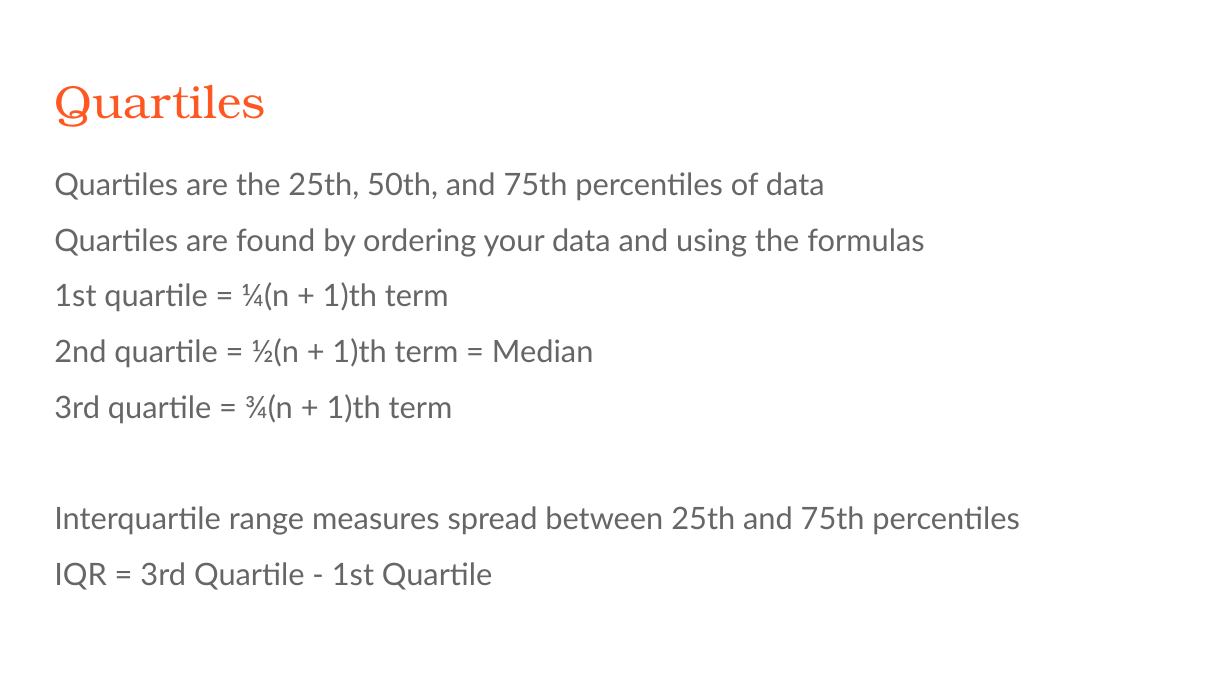
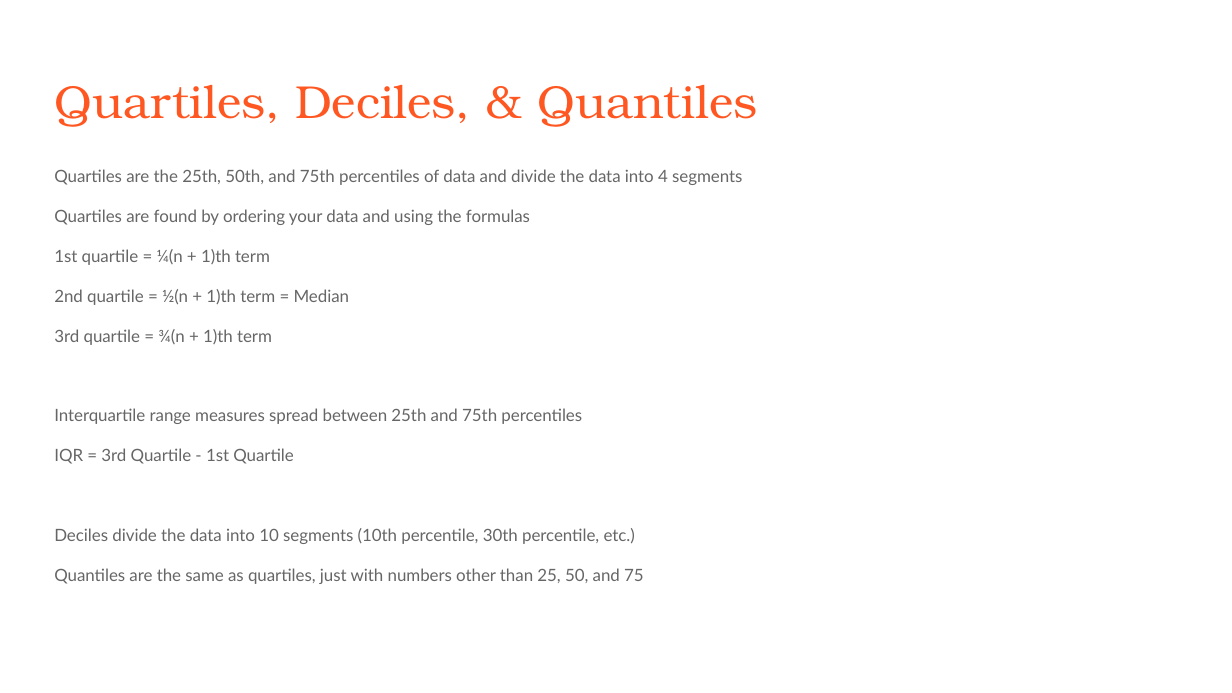
Before and after one commit to rjwrobel86/Python4Statistics, a slide deck: slide 26 of Stuff For Class/Slides/Descriptive Statistics.pptx (slide 25 before the commit). Drawn at 1232x693 pixels with LibreOffice and Linux fonts; fonts in the diff are those of the drawing. Boxes give left, top, right and bottom in pixels: in the first picture for what was removed or moved away, otherwise in the second. Text is boxed around its words. In the diff, an @@ line names an element or a change of style, - is before the commit and + after.

```diff
--- a/Stuff For Class/Slides/Descriptive Statistics.pptx
+++ b/Stuff For Class/Slides/Descriptive Statistics.pptx
@@ title at box(54, 85, 757, 127): text changed @@
-Quartiles
+Quartiles, Deciles, & Quantiles
@@ text at box(54, 169, 742, 185): text changed; size 18 to 9.9 pt @@
-Quartiles are the 25th, 50th, and 75th percentiles of data
+Quartiles are the 25th, 50th, and 75th percentiles of data and divide the data into 4 segments
@@ text at box(54, 209, 582, 464): size 18 to 9.9 pt in "Quartiles are found by ordering your data ...", "1st quartile = ¼(n + 1)th term", "2nd quartile = ½(n + 1)th term ...", "3rd quartile = ¾(n + 1)th term" and 2 more places; less space between paragraphs @@
@@ text at box(54, 528, 644, 584): paragraphs added @@
+Deciles divide the data into 10 segments (10th percentile, 30th percentile, etc.)
+Quantiles are the same as quartiles, just with numbers other than 25, 50, and 75
```
Also in this commit, not shown: 14 other slides changed, 2 slides added, 2 slides removed, 32 other files.
